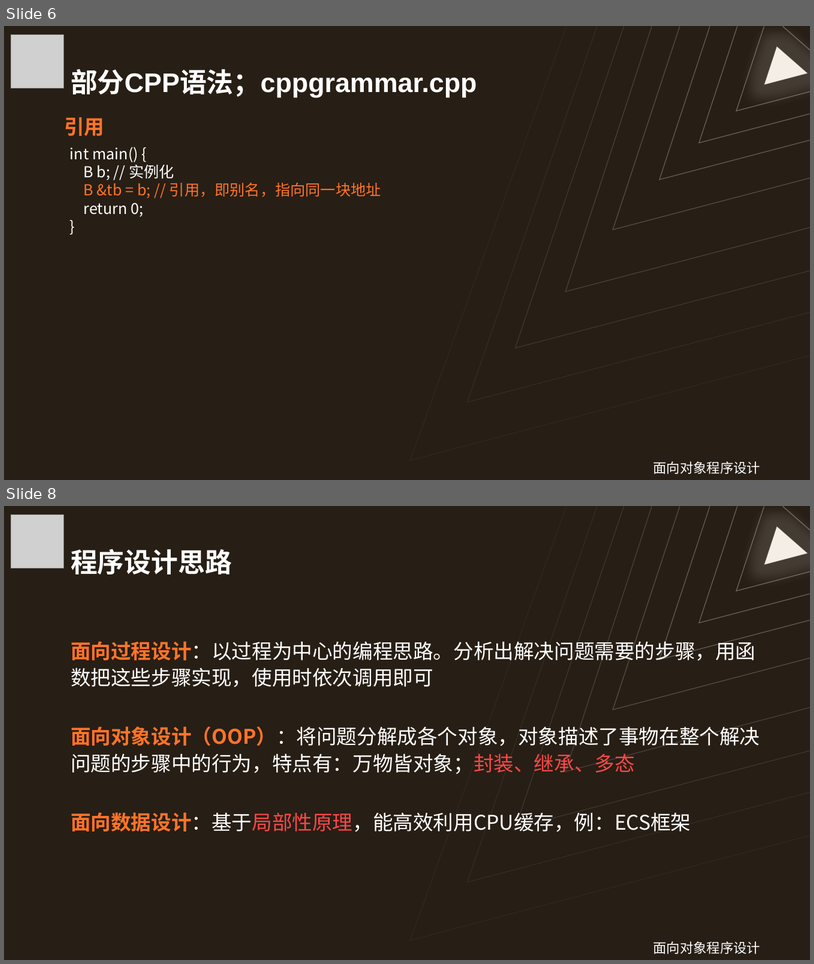
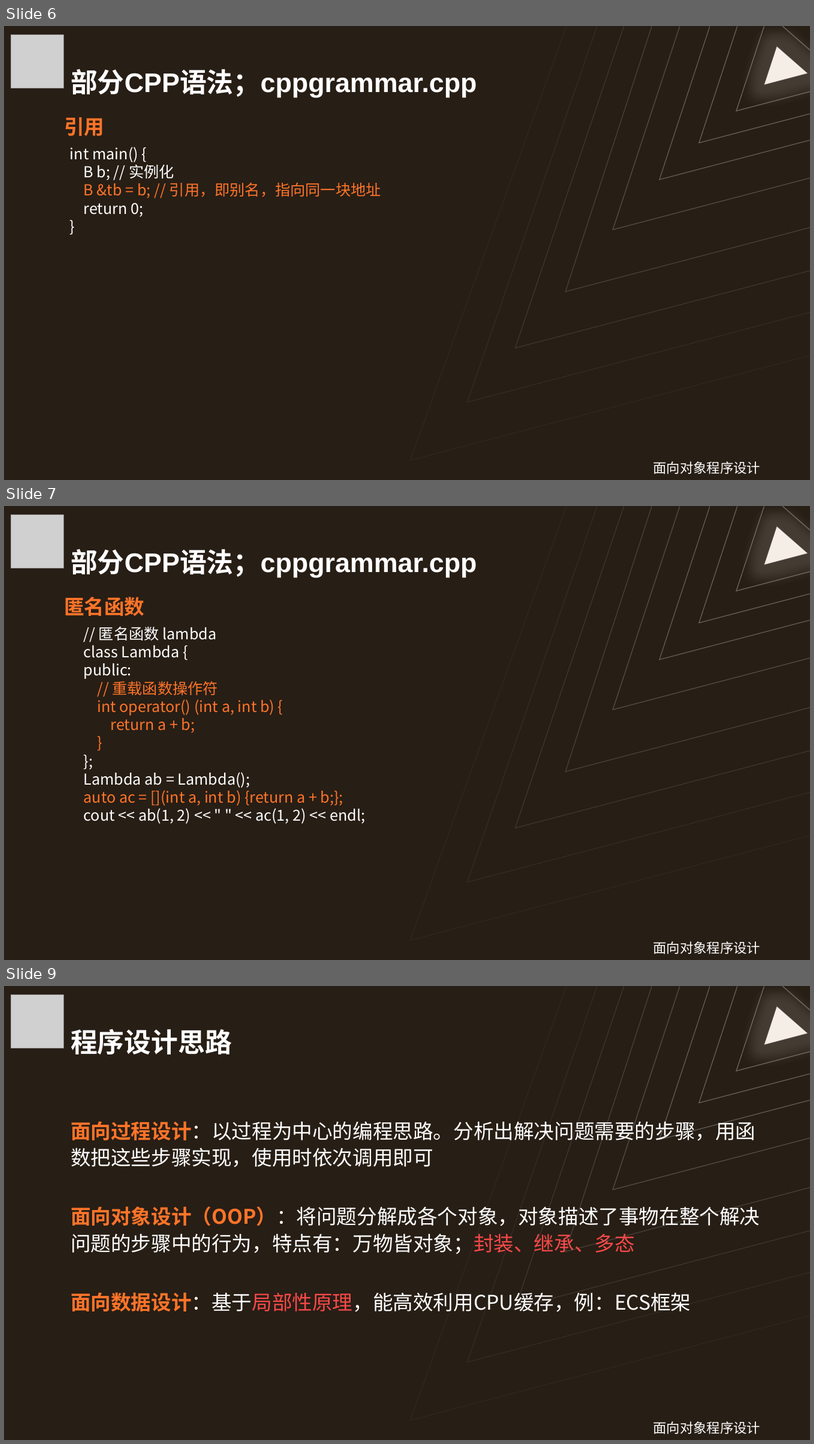
Before and after one commit to Wannerfi/CodingCourse, a slide deck: 3面向对象编程.pptx. Shown one above the other, each under a label of ours: slides 6 and 8 before the commit, slides 6, 7 and 9 after it; the slides between them are not shown. The pictures are 814x964 and 814x1444 pixels, drawn with LibreOffice and Linux fonts; fonts in the diff are those of the drawing; grey boxes stand for pictures. Boxes give left, top, right and bottom in pixels: in the first picture for what was removed or moved away, otherwise in the second. Text is boxed around its words. In the diff, an @@ line names an element or a change of style, - is before the commit and + after.

```diff
--- a/3面向对象编程.pptx
+++ b/3面向对象编程.pptx
@@ slide 7 added at <box>4,506,810,960</box>, background #271E15; not listed: 10 template elements that a slide beside it also shows @@
@@ picture added at <box>11,515,64,568</box> @@
@@ title added at <box>71,549,477,578</box>, 32 pt, text #FFFFFF, bold @@
+部分CPP语法；cppgrammar.cpp
@@ text added at <box>64,597,144,616</box>, 24 pt, text #FF7429, bold @@
+匿名函数
@@ text added at <box>84,626,365,823</box>, 18 pt, text #FFFFFF @@
+// 匿名函数 lambda
+class Lambda {
+public:
+// 重载函数操作符
+int operator() (int a, int b) {
+return a + b;
+}
+};
+Lambda ab = Lambda();
+auto ac = [](int a, int b) {return a + b;};
+cout << ab(1, 2) << " " << ac(1, 2) << endl;
@@ text added at <box>654,941,761,954</box>, 16 pt, text #FFFFFF @@
+面向对象程序设计（CPP）
@@ what was slide 8 is now slide 9 @@
```
Also in this commit, not shown: 13 other files.
